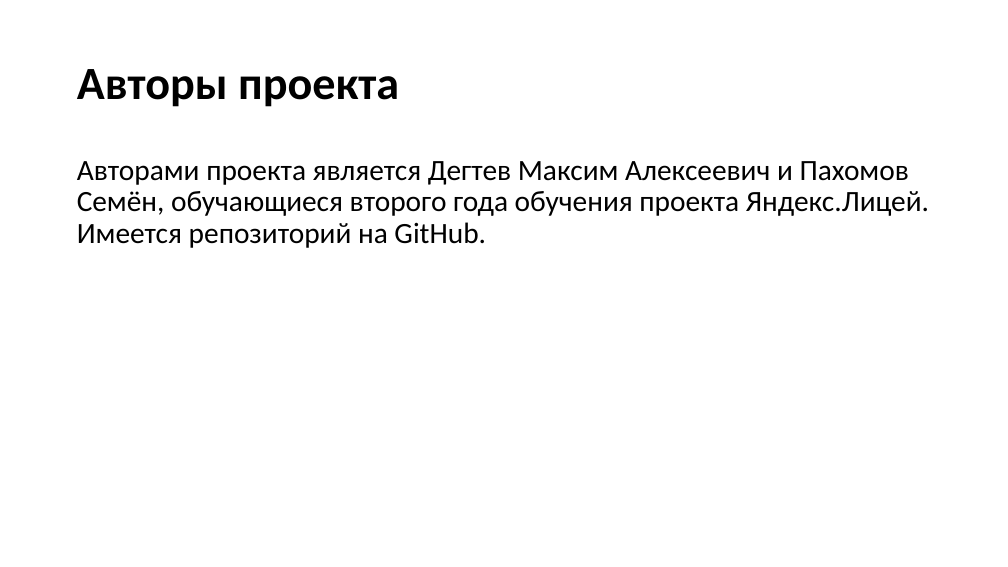
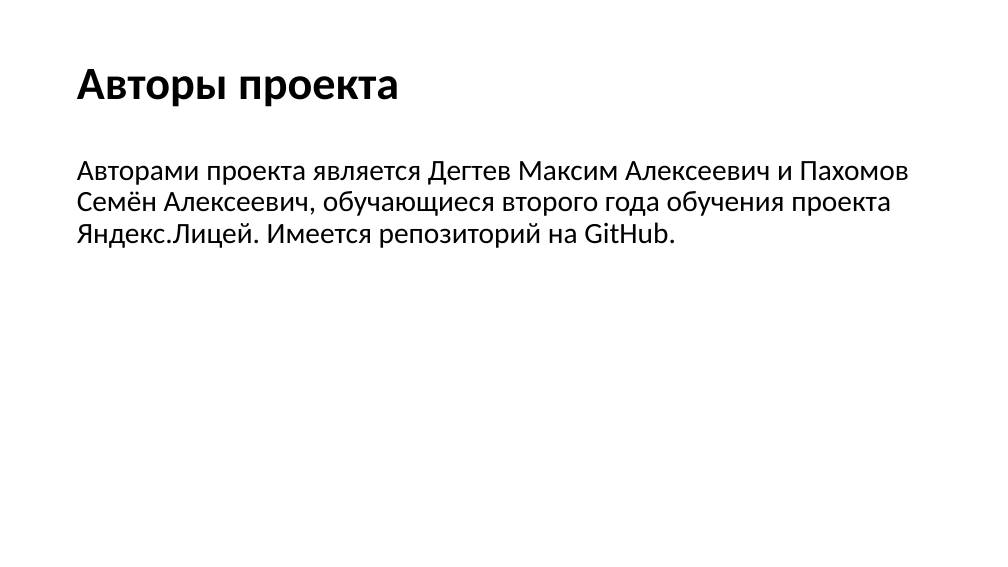
Before and after one commit to Maxim2k7/WebServer-API-Project, a slide deck: slide 4 of Защита проекта/Презентация.pptx. Drawn at 1008x567 pixels with LibreOffice and Linux fonts; fonts in the diff are those of the drawing. Boxes give left, top, right and bottom in pixels: in the first picture for what was removed or moved away, otherwise in the second. Text is boxed around its words. In the diff, an @@ line names an element or a change of style, - is before the commit and + after.

Commit message:
edit presentation

```diff
--- a/Защита проекта/Презентация.pptx
+++ b/Защита проекта/Презентация.pptx
@@ text at [77, 161, 909, 248]: text changed @@
-Авторами проекта является Дегтев Максим Алексеевич и Пахомов Семён, обучающиеся второго года обучения проекта Яндекс.Лицей. Имеется репозиторий на GitHub.
+Авторами проекта является Дегтев Максим Алексеевич и Пахомов Семён Алексеевич, обучающиеся второго года обучения проекта Яндекс.Лицей. Имеется репозиторий на GitHub.
```
Also in this commit, not shown: 1 other slide changed, 1 other file.
